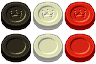
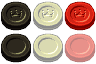
Before/after of a (96, 64) layered artwork. What changed in the layer stack:
added layer "Шар 6" (50%) above "Шар 1" over (64, 33, 96, 63)
painted on "Шар 1" over (64, 33, 96, 63)
